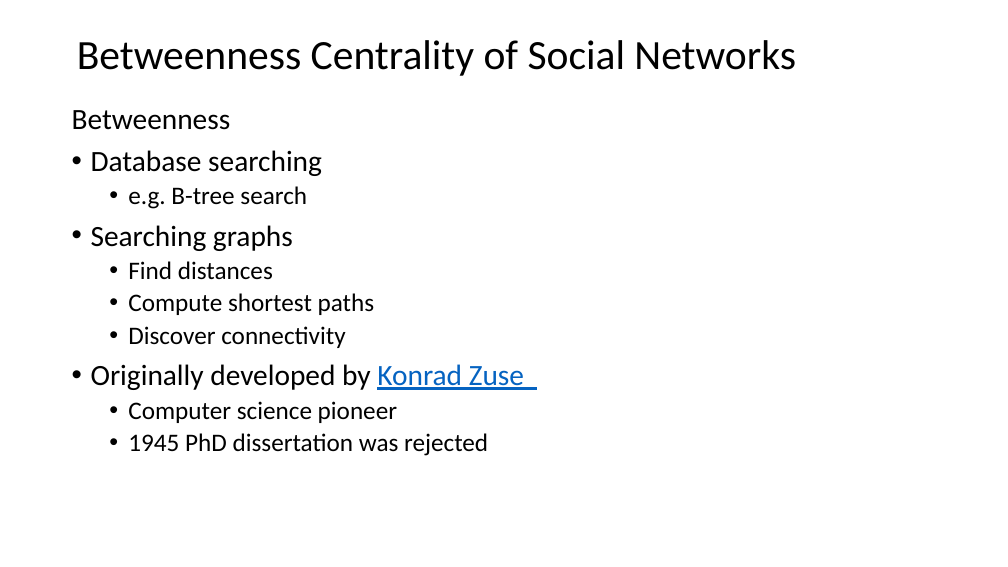
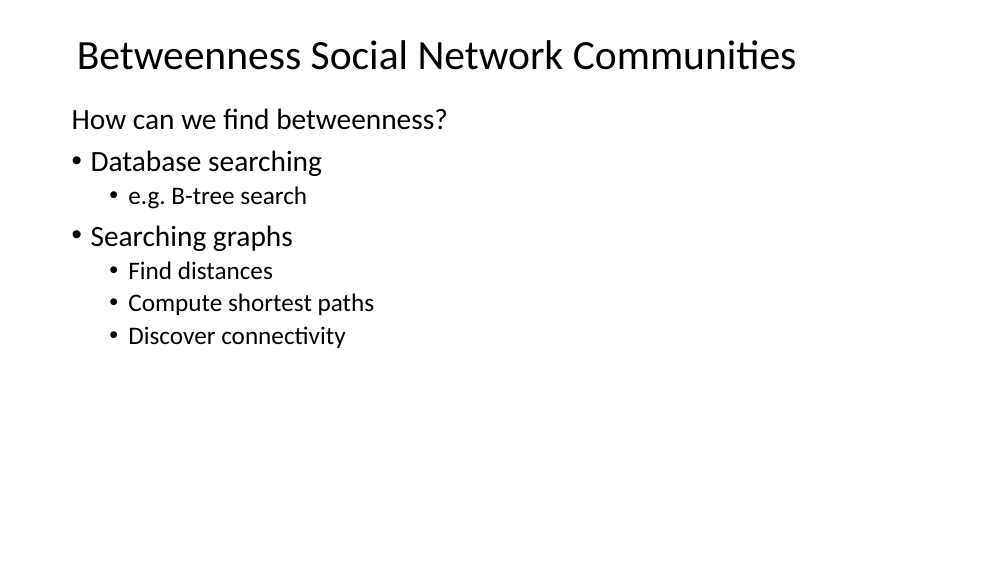
Before and after one commit to StephenElston/CSCI-E-108, a slide deck: slide 22 of slides/9_SocialNetworkAnalysis.pptx (slide 17 before the commit). Drawn at 1008x567 pixels with LibreOffice and Linux fonts; fonts in the diff are those of the drawing. Boxes give left, top, right and bottom in pixels: in the first picture for what was removed or moved away, otherwise in the second. Text is boxed around its words. In the diff, an @@ line names an element or a change of style, - is before the commit and + after.

```diff
--- a/slides/9_SocialNetworkAnalysis.pptx
+++ b/slides/9_SocialNetworkAnalysis.pptx
@@ title at (77, 40, 797, 70): text changed @@
-Betweenness Centrality of Social Networks
+Betweenness Social Network Communities
@@ text at (72, 108, 448, 130): text changed @@
-Betweenness
+How can we find betweenness?
@@ text at (91, 364, 524, 456): paragraphs removed @@
-• Originally developed by Konrad Zuse
-  • Computer science pioneer
-  • 1945 PhD dissertation was rejected
```
Also in this commit, not shown: 8 other slides changed, 4 slides added.
